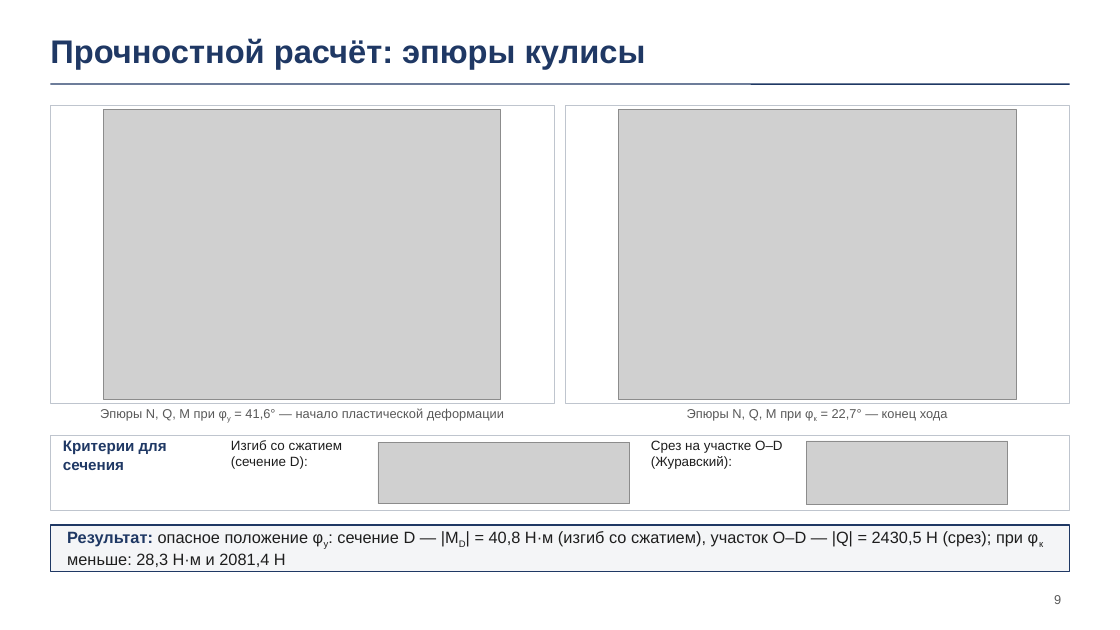
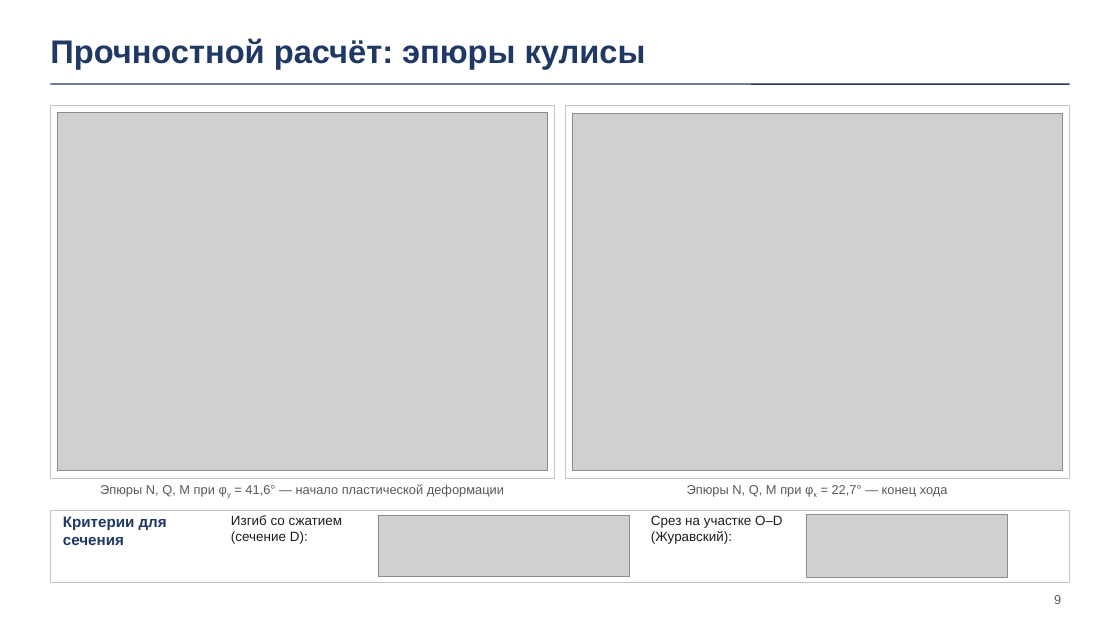
Before and after one commit to DamirNine/prikmeh, a slide deck: slide 9 of курсовой/2026-11-23/Презентация/Презентация_укупориватель_23-11.pptx. Drawn at 1120x630 pixels with LibreOffice and Linux fonts; fonts in the diff are those of the drawing; grey boxes stand for pictures; background and template pictures are left out. Boxes give left, top, right and bottom in pixels: in the first picture for what was removed or moved away, otherwise in the second. Text is boxed around its words. In the diff, an @@ line names an element or a change of style, - is before the commit and + after.

```diff
--- a/курсовой/2026-11-23/Презентация/Презентация_укупориватель_23-11.pptx
+++ b/курсовой/2026-11-23/Презентация/Презентация_укупориватель_23-11.pptx
@@ rectangle: place and size @@
-rectangle at [50, 105, 555, 403]
+rectangle at [50, 105, 555, 479]
@@ picture: place and size @@
-picture at [104, 109, 502, 399]
+picture at [57, 113, 548, 471]
@@ rectangle: place and size @@
-rectangle at [565, 105, 1070, 403]
+rectangle at [565, 105, 1070, 479]
@@ picture: place and size @@
-picture at [618, 109, 1016, 399]
+picture at [572, 113, 1063, 471]
@@ 2 pictures, 2 texts: place and size @@
-2 pictures, 2 texts at [100, 408, 1008, 505]
+2 pictures, 2 texts at [100, 484, 1008, 578]
@@ rectangle: place and size @@
-rectangle at [50, 435, 1070, 511]
+rectangle at [50, 511, 1070, 582]
@@ rectangle removed at [50, 525, 1070, 571] @@
@@ text "Критерии для сечения": place and size @@
-text "Критерии для сечения" at [63, 440, 167, 470]
+text "Критерии для сечения" at [63, 516, 167, 545]
@@ text removed at [67, 531, 1023, 567] @@
-Результат: опасное положение φу: сечение D — |MD| = 40,8 Н·м (изгиб со сжатием), участок O–D — |Q| = 2430,5 Н (срез); при φк меньше: 28,3 Н·м и 2081,4 Н
@@ text "Изгиб со сжатием (сечение D):": place and size @@
-text "Изгиб со сжатием (сечение D):" at [231, 440, 342, 469]
+text "Изгиб со сжатием (сечение D):" at [231, 515, 342, 544]
@@ text "Срез на участке O–D (Журавский):": place and size @@
-text "Срез на участке O–D (Журавский):" at [651, 440, 783, 469]
+text "Срез на участке O–D (Журавский):" at [651, 515, 783, 544]
```
Also in this commit, not shown: 4 other files.
